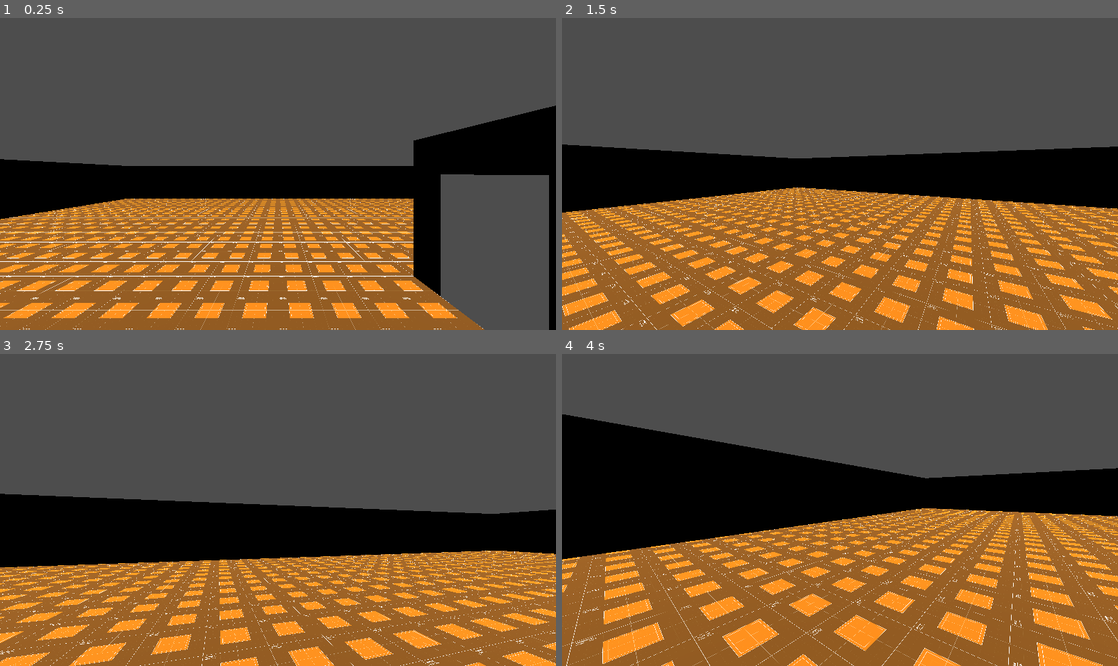
Above: before the commit, frames 1-4 (two rows, left to right).
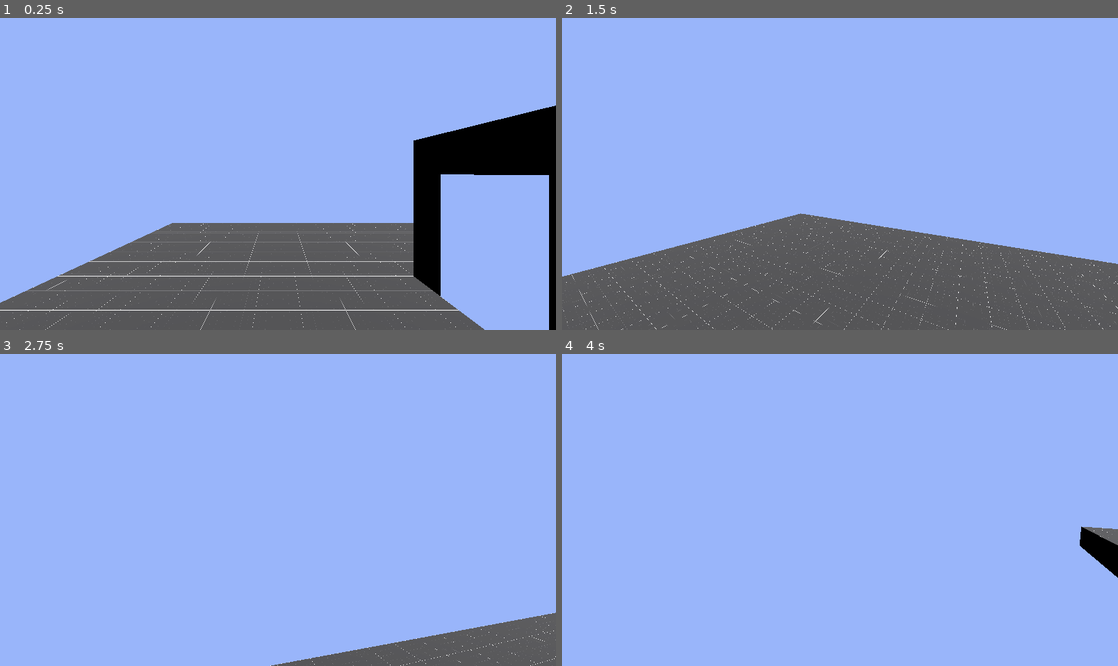
Above: after the commit, the same moments.

Repository: KaiserMighty/NonEuclideanGeometry
Game: Godot game, scene res://stages/debug_world.tscn
The game is run twice, just before and just after one commit, with the same random seed, the same clock (stepped at 60 frames per second) and the same inputs. Before the commit the project starts from res://debug_world.tscn.
Inputs (mouse positions are in pixels of both pictures, inside the frame that each line leads up to):
- Up to frame 1 (0.25 s): no input
- Up to frame 2 (1.5 s): move the mouse to (867, 174) at 0.52 s; hold W (Forward) from 0.53 s (still down); tap Space (Jump) at 0.77 s; move the mouse to (812, 174) at 1.27 s
- Up to frame 3 (2.75 s): keep holding W (Forward); tap Space (Jump) at 1.52 s; move the mouse to (289, 503) at 2.02 s
- Up to frame 4 (4 s): keep holding W (Forward); move the mouse to (834, 516) at 2.77 s; tap Space (Jump) at 3.02, 3.77 s; move the mouse to (878, 513) at 3.52 s

The runs differ from the first frame. In frame 1, 93% of the frame differs, in the area x 0-100%, y 0-100%; in frame 2, 100%; in frame 3, 100%; in frame 4, 100%.

Commit message:
Edge Cases

Diff:
--- /dev/null
+++ b/assets/dark_debug.tres
@@ -0,0 +1,8 @@
+[gd_resource type="StandardMaterial3D" load_steps=2 format=3 uid="uid://col2at1gvjh50"]
+
+[ext_resource type="Texture2D" uid="uid://cjukcngjnpmsi" path="res://assets/dark_debug.png" id="1_koguh"]
+
+[resource]
+albedo_texture = ExtResource("1_koguh")
+uv1_triplanar = true
+uv1_world_triplanar = true
--- a/debug_world.tscn
+++ /dev/null
@@ -1,65 +0,0 @@
-[gd_scene load_steps=4 format=3 uid="uid://cbc8rv5eyjf3g"]
-
-[ext_resource type="PackedScene" uid="uid://bp4fltvanq4u6" path="res://entities/player.tscn" id="1_qtdyj"]
-[ext_resource type="Material" uid="uid://cy4vmpccjf04u" path="res://assets/orange_debug.tres" id="2_lk3dn"]
-[ext_resource type="PackedScene" uid="uid://cmjfb8rhne84" path="res://entities/portal.tscn" id="3_psmfk"]
-
-[node name="World" type="Node3D"]
-
-[node name="Player" parent="." instance=ExtResource("1_qtdyj")]
-transform = Transform3D(1, 0, 0, 0, 1, 0, 0, 0, 1, -6, 0, 0)
-
-[node name="Terrain" type="CSGCombiner3D" parent="."]
-use_collision = true
-
-[node name="Floor" type="CSGBox3D" parent="Terrain"]
-transform = Transform3D(1, 0, 0, 0, 1, 0, 0, 0, 1, 0, -1, 0)
-size = Vector3(50, 5, 50)
-material = ExtResource("2_lk3dn")
-
-[node name="Walls" type="CSGBox3D" parent="Terrain/Floor"]
-transform = Transform3D(1, 0, 0, 0, 1, 0, 0, 0, 1, 0, 1, 0)
-operation = 2
-size = Vector3(49, 5, 49)
-material = ExtResource("2_lk3dn")
-
-[node name="Gate1" type="CSGBox3D" parent="Terrain"]
-transform = Transform3D(1, 0, 0, 0, 1, 0, 0, 0, 1, 0, -0.5, 4)
-size = Vector3(8, 4, 4)
-material = ExtResource("2_lk3dn")
-
-[node name="Subtraction" type="CSGBox3D" parent="Terrain/Gate1"]
-transform = Transform3D(1, 0, 0, 0, 1, 0, 0, 0, 1, 0, -0.5, 0)
-operation = 2
-size = Vector3(8, 3, 2)
-material = ExtResource("2_lk3dn")
-
-[node name="Portal1A" parent="Terrain/Gate1" node_paths=PackedStringArray("other_portal") instance=ExtResource("3_psmfk")]
-transform = Transform3D(-4.37114e-08, 0, 1, 0, 1, 0, -1, 0, -4.37114e-08, -4, -0.5, 0)
-other_portal = NodePath("../../Gate2/Portal1B")
-
-[node name="Portal2A" parent="Terrain/Gate1" node_paths=PackedStringArray("other_portal") instance=ExtResource("3_psmfk")]
-transform = Transform3D(-4.37114e-08, 0, 1, 0, 1, 0, -1, 0, -4.37114e-08, 4, -0.5, 0)
-other_portal = NodePath("../../Gate2/Portal2B")
-
-[node name="Gate2" type="CSGBox3D" parent="Terrain"]
-transform = Transform3D(1, 0, 0, 0, 1, 0, 0, 0, 1, 0, -0.5, -4)
-size = Vector3(4, 4, 4)
-material = ExtResource("2_lk3dn")
-
-[node name="Subtraction" type="CSGBox3D" parent="Terrain/Gate2"]
-transform = Transform3D(1, 0, 0, 0, 1, 0, 0, 0, 1, 0, -0.5, 0)
-operation = 2
-size = Vector3(4, 3, 2)
-material = ExtResource("2_lk3dn")
-
-[node name="Portal1B" parent="Terrain/Gate2" node_paths=PackedStringArray("other_portal") instance=ExtResource("3_psmfk")]
-transform = Transform3D(-4.37114e-08, 0, 1, 0, 1, 0, -1, 0, -4.37114e-08, -2, -0.5, 0)
-other_portal = NodePath("../../Gate1/Portal1A")
-
-[node name="Portal2B" parent="Terrain/Gate2" node_paths=PackedStringArray("other_portal") instance=ExtResource("3_psmfk")]
-transform = Transform3D(-4.37114e-08, 0, 1, 0, 1, 0, -1, 0, -4.37114e-08, 2, -0.5, 0)
-other_portal = NodePath("../../Gate1/Portal2A")
-
-[node name="DirectionalLight3D" type="DirectionalLight3D" parent="."]
-transform = Transform3D(1, 0, 0, 0, -4.37114e-08, 1, 0, -1, -4.37114e-08, 0, 29.1745, 0)
--- a/entities/player.gd
+++ b/entities/player.gd
@@ -3,12 +3,13 @@
 
 const SPEED = 5.0
 const JUMP_VELOCITY = 4.5
+const CAM_SENS = 50
 
+@onready var timer = $Timer
 @onready var camera = $Camera3D
 
-var capMouse = true
 var look_dir: Vector2
-var camera_sens = 50
+var teleported = false
 
 
 func _ready():
@@ -32,11 +33,7 @@
 		velocity.z = move_toward(velocity.z, 0, SPEED)
 
 	if Input.is_action_just_pressed("Pause"):
-		capMouse = !capMouse
-		if capMouse:
-			Input.set_mouse_mode(Input.MOUSE_MODE_CAPTURED)
-		else:
-			Input.set_mouse_mode(Input.MOUSE_MODE_VISIBLE)
+		get_tree().quit()
 	_rotate_camera(delta)
 	move_and_slide()
 
@@ -48,6 +45,10 @@
 func _rotate_camera(delta: float, sens_mod: float = 1.0):
 	var input = Input.get_vector("ui_left", "ui_right", "ui_up", "ui_down")
 	look_dir += input
-	rotation.y -= look_dir.x * camera_sens * delta
-	camera.rotation.x = clamp(camera.rotation.x - look_dir.y * camera_sens * sens_mod * delta, -1.5, 1.5)
+	rotation.y -= look_dir.x * CAM_SENS * delta
+	camera.rotation.x = clamp(camera.rotation.x - look_dir.y * CAM_SENS * sens_mod * delta, -1.5, 1.5)
 	look_dir = Vector2.ZERO
+
+
+func _on_timer_timeout():
+	teleported = false
--- a/entities/player.tscn
+++ b/entities/player.tscn
@@ -3,9 +3,11 @@
 [ext_resource type="Script" path="res://entities/player.gd" id="1_rbwfg"]
 
 [sub_resource type="CapsuleShape3D" id="CapsuleShape3D_44gwy"]
-radius = 0.1
+radius = 0.2
 
 [sub_resource type="CylinderMesh" id="CylinderMesh_lh1st"]
+top_radius = 0.4
+bottom_radius = 0.4
 
 [node name="Player" type="CharacterBody3D" groups=["player"]]
 script = ExtResource("1_rbwfg")
@@ -16,5 +18,11 @@
 [node name="MeshInstance3D" type="MeshInstance3D" parent="."]
 mesh = SubResource("CylinderMesh_lh1st")
 
-[node name="Camera3D" type="Camera3D" parent="." groups=["camera"]]
+[node name="Camera3D" type="Camera3D" parent="."]
 transform = Transform3D(1, 0, 0, 0, 1, 0, 0, 0, 1, 0, 0.8, 0)
+
+[node name="Timer" type="Timer" parent="."]
+wait_time = 0.1
+one_shot = true
+
+[connection signal="timeout" from="Timer" to="." method="_on_timer_timeout"]
--- a/entities/portal.gd
+++ b/entities/portal.gd
@@ -3,25 +3,22 @@
 
 @onready var player_cam = get_tree().get_first_node_in_group("player").camera
 @export var other_portal : Node3D
-
-@export var cull_layer : int = 4
-
-@export var portal_area_z_margin : = 0
-@export var portal_area_x_margin : = 0.1
-@export var portal_area_y_margin : = 0.1
 @export var size : = Vector2(2,3)
 
 
 func _ready():
-	$CSGBox3D.set_layer_mask_value(1, false)
-	$CSGBox3D.set_layer_mask_value(cull_layer, true)
-
 	$CSGBox3D.size.x = self.size.x
 	$CSGBox3D.size.y = self.size.y
-	$CollisionShape3D.shape.size = Vector3(
-		self.size.x + self.portal_area_x_margin * 2,
-		self.size.y + self.portal_area_y_margin * 2,
-		self.portal_area_z_margin * 2)
+	$CollisionShape3D.shape.size = Vector3(self.size.x, self.size.y, 0)
+
+	$SubViewport.msaa_3d = get_viewport().msaa_3d
+	$SubViewport.screen_space_aa = get_viewport().screen_space_aa
+	$SubViewport.use_taa = get_viewport().use_taa
+	$SubViewport.use_debanding = get_viewport().use_debanding
+	$SubViewport.use_occlusion_culling = get_viewport().use_occlusion_culling
+	$SubViewport.mesh_lod_threshold = get_viewport().mesh_lod_threshold
+
+	RenderingServer.frame_pre_draw.connect(_update_camera)
 
 	var world_3d = get_viewport().world_3d
 	if not world_3d or not world_3d.environment:
@@ -30,7 +27,18 @@
 	$SubViewport/Camera3D.environment.tonemap_mode = Environment.TONE_MAPPER_LINEAR
 
 
+func _nonzero_sign(value):
+	var s = sign(value)
+	if s == 0:
+		s = 1
+	return s
+
+
 func _process(delta):
+	_update_camera()
+
+
+func _physics_process(delta):
 	_update_camera()
 
 
@@ -40,27 +48,22 @@
 
 	$SubViewport/Camera3D.global_transform = portal_move
 	$SubViewport/Camera3D.fov = player_cam.fov
-
-	$SubViewport/Camera3D.cull_mask = player_cam.cull_mask
-	$SubViewport/Camera3D.set_cull_mask_value(other_portal.cull_layer, false)
-
 	$SubViewport.size = get_viewport().get_visible_rect().size
-	$SubViewport.msaa_3d = get_viewport().msaa_3d
-	$SubViewport.screen_space_aa = get_viewport().screen_space_aa
-	$SubViewport.use_taa = get_viewport().use_taa
-	$SubViewport.use_debanding = get_viewport().use_debanding
-	$SubViewport.use_occlusion_culling = get_viewport().use_occlusion_culling
-	$SubViewport.mesh_lod_threshold = get_viewport().mesh_lod_threshold
 
 
 func _on_body_entered(body):
 	if body.is_in_group("player"):
-		var portal_transform = self.global_transform.affine_inverse() * body.global_transform
-		var portal_move = other_portal.global_transform * portal_transform
-		body.global_transform = portal_move
+		if body.teleported == false:
+			body.teleported = true
+			body.timer.start()
+			var portal_transform = self.global_transform.affine_inverse() * body.global_transform
+			var portal_move = other_portal.global_transform * portal_transform
+			body.global_transform = portal_move
 
-		var r = other_portal.global_transform.basis.get_euler() - global_transform.basis.get_euler()
-		body.velocity = body.velocity \
-			.rotated(Vector3(1, 0, 0), r.x) \
-			.rotated(Vector3(0, 1, 0), r.y) \
-			.rotated(Vector3(0, 0, 1), r.z)
+			var r = other_portal.global_transform.basis.get_euler() - global_transform.basis.get_euler()
+			body.velocity = body.velocity \
+				.rotated(Vector3(1, 0, 0), r.x) \
+				.rotated(Vector3(0, 1, 0), r.y) \
+				.rotated(Vector3(0, 0, 1), r.z)
+
+			_update_camera()
--- a/entities/portal.tscn
+++ b/entities/portal.tscn
@@ -18,12 +18,14 @@
 script = ExtResource("1_x8oh6")
 
 [node name="CSGBox3D" type="CSGBox3D" parent="."]
+layers = 8
 size = Vector3(2, 3, 0)
 material = SubResource("ShaderMaterial_pdx0a")
 
 [node name="SubViewport" type="SubViewport" parent="."]
 
 [node name="Camera3D" type="Camera3D" parent="SubViewport"]
+cull_mask = 1048567
 current = true
 
 [node name="CollisionShape3D" type="CollisionShape3D" parent="."]
--- a/project.godot
+++ b/project.godot
@@ -11,7 +11,7 @@
 [application]
 
 config/name="NonEuclideanGeometry"
-run/main_scene="res://debug_world.tscn"
+run/main_scene="res://stages/debug_world.tscn"
 config/features=PackedStringArray("4.3", "Forward Plus")
 config/icon="res://icon.svg"
 
@@ -23,7 +23,6 @@
 [global_group]
 
 player="The Player's Group"
-camera="Player's Camera"
 
 [input]
 
@@ -57,3 +56,11 @@
 "events": [Object(InputEventKey,"resource_local_to_scene":false,"resource_name":"","device":-1,"window_id":0,"alt_press …(191 unchanged characters)…
 ]
 }
+
+[layer_names]
+
+3d_render/layer_4="Portals"
+
+[rendering]
+
+environment/defaults/default_clear_color=Color(0.600179, 0.709935, 0.979719, 1)
--- /dev/null
+++ b/stages/debug_world.tscn
@@ -0,0 +1,91 @@
+[gd_scene load_steps=5 format=3 uid="uid://cbc8rv5eyjf3g"]
+
+[ext_resource type="PackedScene" uid="uid://bp4fltvanq4u6" path="res://entities/player.tscn" id="1_uxxxi"]
+[ext_resource type="Material" uid="uid://col2at1gvjh50" path="res://assets/dark_debug.tres" id="2_rx6h1"]
+[ext_resource type="Material" uid="uid://cy4vmpccjf04u" path="res://assets/orange_debug.tres" id="2_t0u8s"]
+[ext_resource type="PackedScene" uid="uid://cmjfb8rhne84" path="res://entities/portal.tscn" id="3_ig3ou"]
+
+[node name="World" type="Node3D"]
+
+[node name="Player" parent="." instance=ExtResource("1_uxxxi")]
+transform = Transform3D(1, 0, 0, 0, 1, 0, 0, 0, 1, -6, 0, 0)
+
+[node name="Terrain" type="CSGCombiner3D" parent="."]
+use_collision = true
+
+[node name="Floor1" type="CSGBox3D" parent="Terrain"]
+transform = Transform3D(1, 0, 0, 0, 1, 0, 0, 0, 1, 0, -3, 0)
+size = Vector3(25, 1, 25)
+material = ExtResource("2_rx6h1")
+
+[node name="Gate1" type="CSGBox3D" parent="Terrain"]
+transform = Transform3D(1, 0, 0, 0, 1, 0, 0, 0, 1, 0, -0.5, 4)
+size = Vector3(16, 4, 4)
+material = ExtResource("2_t0u8s")
+
+[node name="Subtraction" type="CSGBox3D" parent="Terrain/Gate1"]
+transform = Transform3D(1, 0, 0, 0, 1, 0, 0, 0, 1, 0, -0.5, 0)
+operation = 2
+size = Vector3(16, 3, 2)
+material = ExtResource("2_t0u8s")
+
+[node name="Portal1A" parent="Terrain/Gate1" node_paths=PackedStringArray("other_portal") instance=ExtResource("3_ig3ou")]
+transform = Transform3D(-4.37114e-08, 0, 1, 0, 1, 0, -1, 0, -4.37114e-08, -8, -0.5, 0)
+other_portal = NodePath("../../Gate2/Portal1B")
+
+[node name="Portal2A" parent="Terrain/Gate1" node_paths=PackedStringArray("other_portal") instance=ExtResource("3_ig3ou")]
+transform = Transform3D(-4.37114e-08, 0, 1, 0, 1, 0, -1, 0, -4.37114e-08, 8, -0.5, 0)
+other_portal = NodePath("../../Gate2/Portal2B")
+
+[node name="Gate2" type="CSGBox3D" parent="Terrain"]
+transform = Transform3D(1, 0, 0, 0, 1, 0, 0, 0, 1, 0, -0.5, -4)
+size = Vector3(4, 4, 4)
+material = ExtResource("2_t0u8s")
+
+[node name="Subtraction" type="CSGBox3D" parent="Terrain/Gate2"]
+transform = Transform3D(1, 0, 0, 0, 1, 0, 0, 0, 1, 0, -0.5, 0)
+operation = 2
+size = Vector3(4, 3, 2)
+material = ExtResource("2_t0u8s")
+
+[node name="Portal1B" parent="Terrain/Gate2" node_paths=PackedStringArray("other_portal") instance=ExtResource("3_ig3ou")]
+transform = Transform3D(-4.37114e-08, 0, 1, 0, 1, 0, -1, 0, -4.37114e-08, -2, -0.5, 0)
+other_portal = NodePath("../../Gate1/Portal1A")
+
+[node name="Portal2B" parent="Terrain/Gate2" node_paths=PackedStringArray("other_portal") instance=ExtResource("3_ig3ou")]
+transform = Transform3D(-4.37114e-08, 0, 1, 0, 1, 0, -1, 0, -4.37114e-08, 2, -0.5, 0)
+other_portal = NodePath("../../Gate1/Portal2A")
+
+[node name="Gate3" type="CSGBox3D" parent="Terrain"]
+transform = Transform3D(-4.37114e-08, 0, -1, 0.5, 0.866025, -2.18557e-08, 0.866025, -0.5, -3.78552e-08, -2.61871e-07, 3.23011, 18.4292)
+size = Vector3(15.9818, 4, 4)
+material = ExtResource("2_t0u8s")
+
+[node name="Subtraction" type="CSGBox3D" parent="Terrain/Gate3"]
+transform = Transform3D(1, 0, 0, 0, 1, 0, 0, 0, 1, -0.37925, -0.499997, 1.13687e-13)
+operation = 2
+size = Vector3(16.7407, 3, 2)
+material = ExtResource("2_t0u8s")
+
+[node name="Portal1C" parent="Terrain/Gate3" node_paths=PackedStringArray("other_portal") instance=ExtResource("3_ig3ou")]
+transform = Transform3D(-4.37114e-08, 0, 1, 0, 1, 0, -1, 0, -4.37114e-08, -7.98734, -0.499158, 2.61714e-07)
+other_portal = NodePath("../Portal2C")
+
+[node name="Portal2C" parent="Terrain/Gate3" node_paths=PackedStringArray("other_portal") instance=ExtResource("3_ig3ou")]
+transform = Transform3D(-4.37114e-08, 0, 1, 0, 1, 0, -1, 0, -4.37114e-08, 7.98224, -0.485541, -2.61492e-07)
+other_portal = NodePath("../Portal1C")
+
+[node name="Ramp" type="CSGBox3D" parent="Terrain"]
+transform = Transform3D(1, 0, 0, 0, 0.866025, 0.5, 0, -0.5, 0.866025, 0, 1.068, 19.6772)
+size = Vector3(25, 1, 16)
+material = ExtResource("2_rx6h1")
+
+[node name="Floor2" type="CSGBox3D" parent="Terrain"]
+transform = Transform3D(1, 0, 0, 0, 1, 0, 0, 0, 1, 0, 5, 38.858)
+use_collision = true
+size = Vector3(25, 1, 25)
+material = ExtResource("2_rx6h1")
+
+[node name="DirectionalLight3D" type="DirectionalLight3D" parent="."]
+transform = Transform3D(1, 0, 0, 0, -4.37114e-08, 1, 0, -1, -4.37114e-08, 0, 29.1745, 0)
+light_energy = 2.0
Not shown, changed: README.md
Not shown, added: preview.gif
